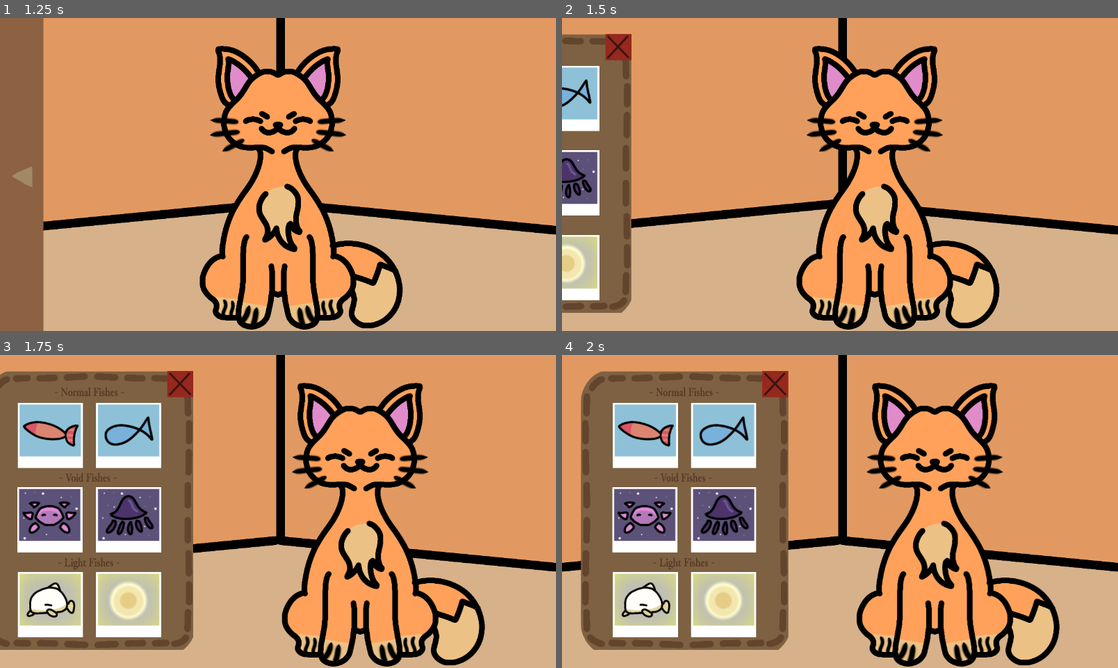
Above: before the commit, frames 1-4 (two rows, left to right).
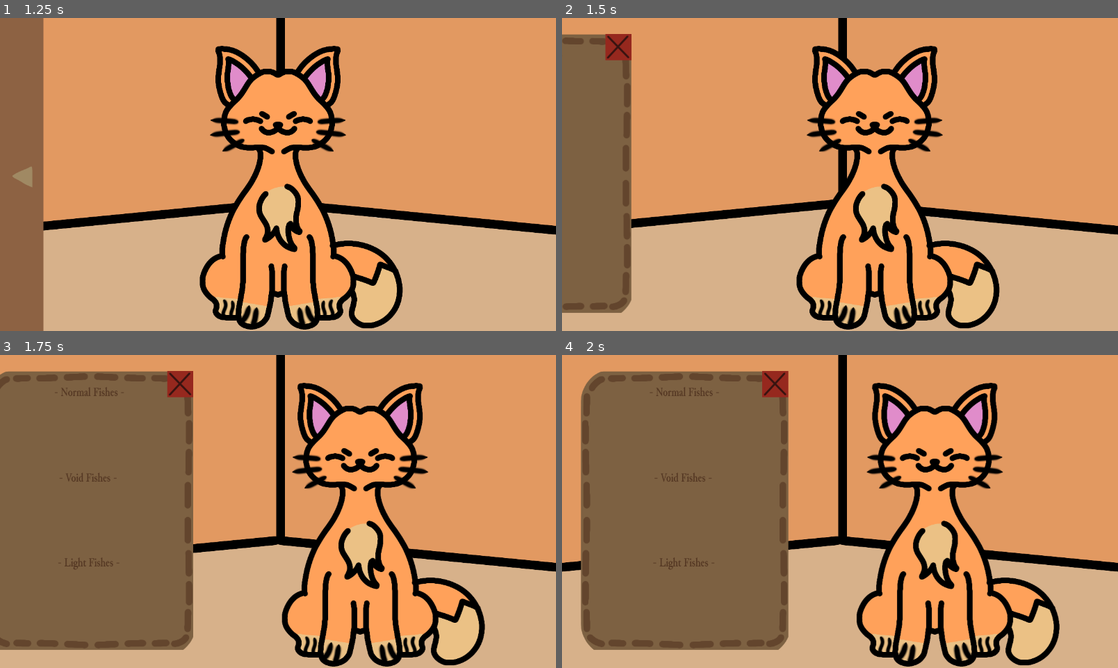
Above: after the commit, the same moments.

Repository: jhazmineaudrey/Reelin-Rifts
Game: Godot game, scene res://Scenes/MainMenu.tscn
Two runs of this game, one before a commit and one after it. Both use one fixed random seed, a clock stepped at 60 frames per second and the inputs below.
Inputs (mouse positions are in pixels of both pictures, inside the frame that each line leads up to):
- Up to frame 1 (1.25 s): tap Enter at 0.5 s; hold Right from 0.53 s (still down); tap Alt at 0.6 s
- Up to frame 2 (1.5 s): release Right at 1.25 s; click (584, 174) at 1.25 s
- Up to frame 3 (1.75 s): no input
- Up to frame 4 (2 s): no input

Frame 1 is identical in both runs. In frame 2, 4.2% of the frame differs, in the area x 0-7%, y 15-91%; in frame 3, 15%; in frame 4, 15%, in the area x 9-35%, y 15-91%.

Commit message:
feat: add visibility change for unlocked fishes

Diff:
--- a/Scripts/main_menu.gd
+++ b/Scripts/main_menu.gd
@@ -34,6 +34,13 @@
 @onready var backpack_toggle: TextureButton = $BackpackToggle
 
 func _ready() -> void:
+	axolotl_pic.visible = true if GlobalVars.axolotl_unlock == true else false
+	void_squid_pic.visible = true if GlobalVars.vsquid_unlock == true else false
+	fih_pic.visible = true if GlobalVars.fish_unlock == true else false
+	salmon_pic.visible = true if GlobalVars.salmon_unlock == true else false
+	whale_pic.visible = true if GlobalVars.whale_unlock == true else false
+	pearl_pic.visible = true if GlobalVars.pearl_unlock == true else false
+
 	normal_bg.visible = true
 	normal_cat.visible = true
 	cats.position = Vector2(0, 0)
